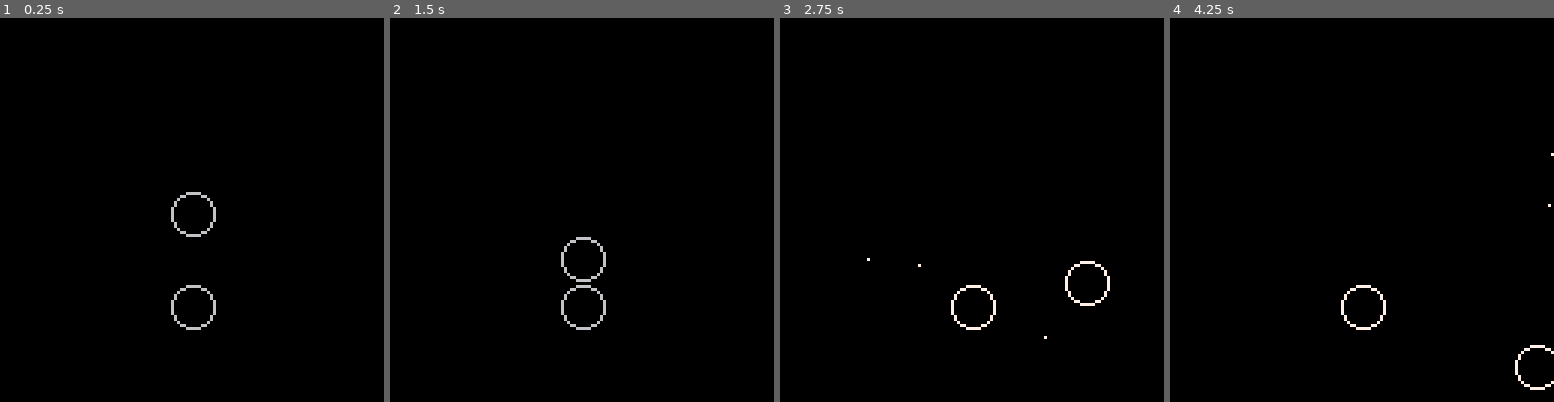
Above: before the commit, frames 1-4 (left to right).
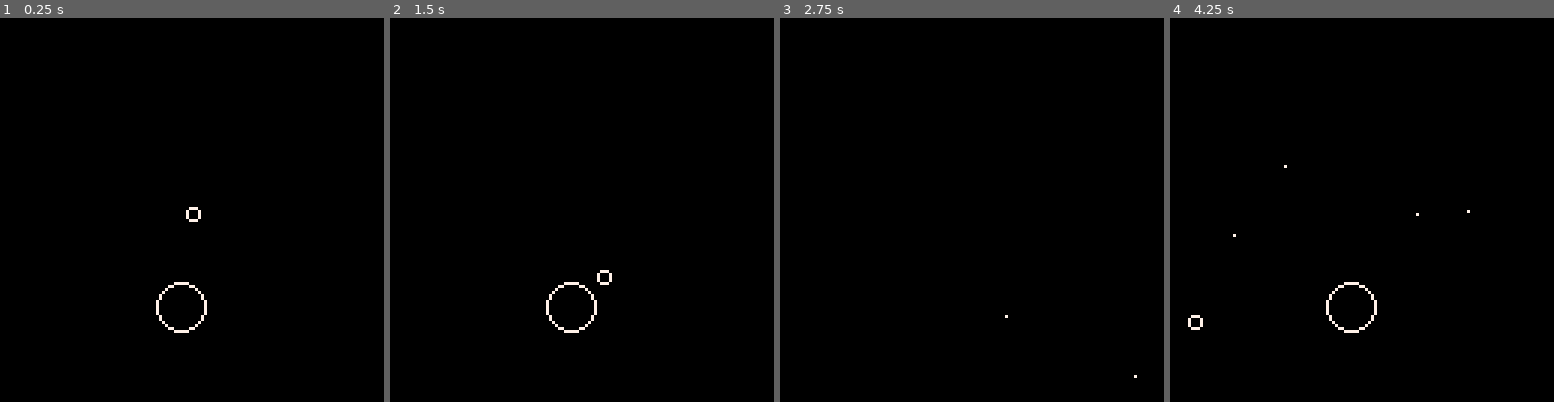
Above: after the commit, the same moments.

Repository: GraulierBrice/LudumDare48
Game: PICO-8 cartridge ludum-dare-48.p8
Same seed, same stepped clock (60 frames per second), same inputs: the game is played once before the commit and once after it.
Inputs:
- Up to frame 1 (0.25 s): no input
- Up to frame 2 (1.5 s): no input
- Up to frame 3 (2.75 s): hold Left 1.97-2.37 s; hold Down from 2.42 s (still down)
- Up to frame 4 (4.25 s): release Down at 2.82 s; hold Right 2.87-3.53 s; hold Up 3.58-4.08 s; hold Right from 4.13 s (still down)

The runs differ from the first frame. In frame 1, 0.8% of the frame differs, in the area x 40-57%, y 45-83%; in frame 2, 0.8%; in frame 3, 0.5%; in frame 4, 0.8%.

Commit message:
fix calculs collisions

Diff:
--- a/ludum-dare-48.p8
+++ b/ludum-dare-48.p8
@@ -4,7 +4,7 @@
 
 function _init()
 	physics_start(1/30)
-    rigidbody(64, 96, 8, 0, 0.5, 0.5, nil, 10)
+    rigidbody(60, 96, 8, 0, 0.5, 0.5, nil, 10)
 	init_bullets(128)
 	spawn_player()
 end
@@ -27,7 +27,7 @@
 --player
 
 function spawn_player()
-	player=rigidbody(64, 64, 8, 0, 0, 0.25, nil, 10)
+	player=rigidbody(64, 64, 2, 0, 0, 0.4, nil, 10)
 	player.firerate=0.25
 	player.nextshoot=0
 end
@@ -156,7 +156,7 @@
 end
 
 function collider(x, y, r, trg, on_hit, ign)
-	local c = transform(x, y, r)
+	local c = transform(x, y)
 	c.radius = r
 	c.trg = trg
 	c.on_hit = on_hit
@@ -217,14 +217,15 @@
 
 function col_overlap_point(c, p)
 	local dist = vec_len(vec_sub(c.pos, p))
-    return dist < c.radius
+    return dist <= c.radius
 end
 
 function col_overlap_col(c1, c2)
     local offs=vec_sub(c2.pos, c1.pos)
     local dist=vec_len(offs)
     local dir=vec_norm(offs)
-    if dist < c1.radius*2 or dist < c2.radius*2 then
+	dist -= c1.radius + c2.radius
+    if dist <= 0 then
         return vec_add(c1.pos, vec_mul(dir, vector(c1.radius, c1.radius)))
     else
         return false
@@ -237,7 +238,7 @@
 end
 
 function col_draw(c)
-    circ(c.pos.x, c.pos.y, 7)
+    circ(c.pos.x, c.pos.y, c.radius, 7)
 end
 
 -->8
